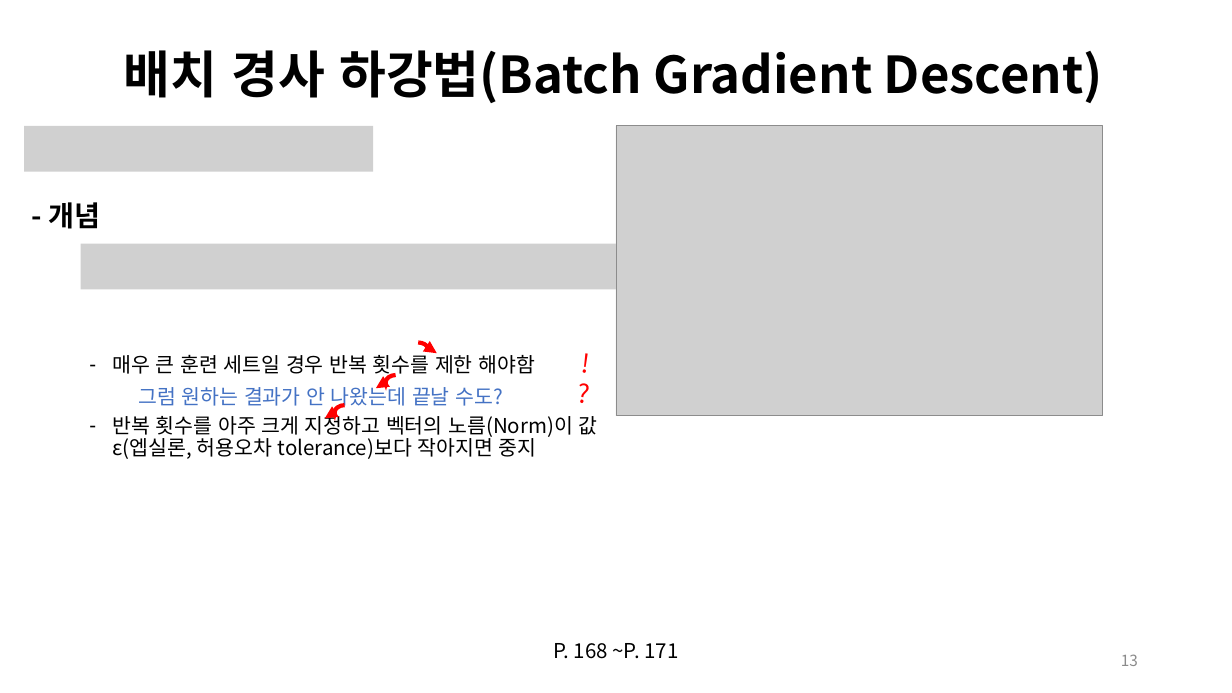
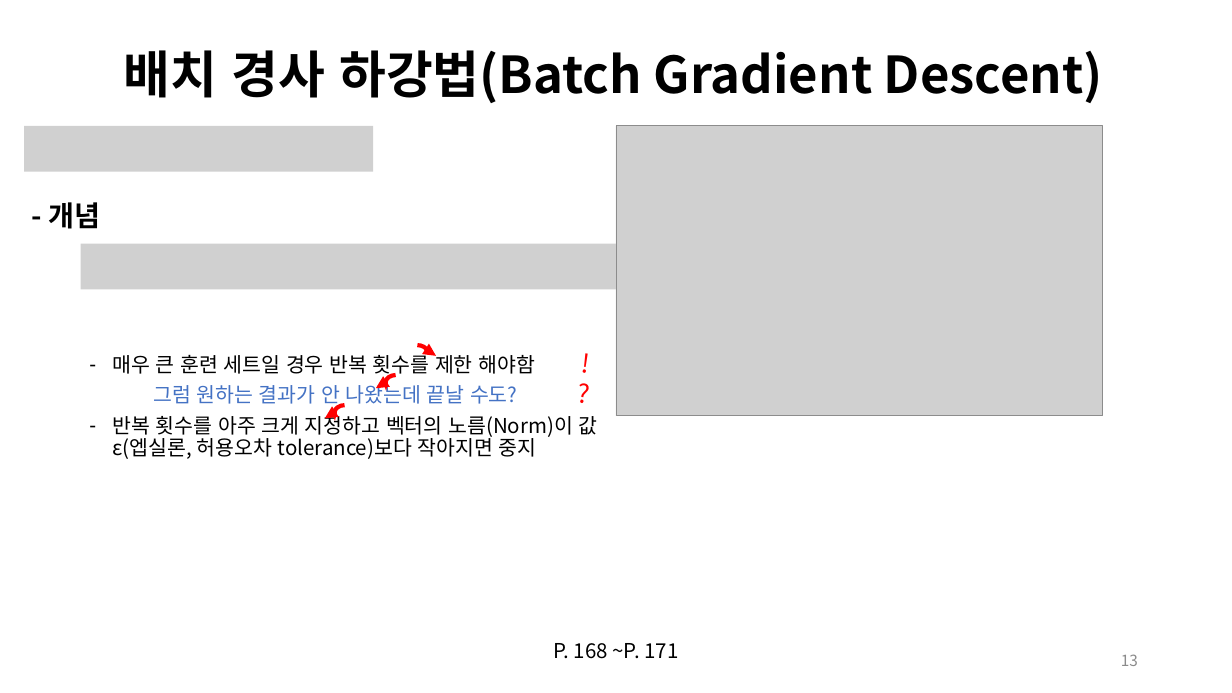
Before and after one commit to Yonghyeon-Choi/HandsOnML-StudyGroup, a slide deck: slide 13 of 04_training_linear_models/210713_4강_최용현.pptx. Drawn at 1232x693 pixels with LibreOffice and Linux fonts; fonts in the diff are those of the drawing; grey boxes stand for pictures. Boxes give left, top, right and bottom in pixels: in the first picture for what was removed or moved away, otherwise in the second. Text is boxed around its words. In the diff, an @@ line names an element or a change of style, - is before the commit and + after.

```diff
--- a/04_training_linear_models/210713_4강_최용현.pptx
+++ b/04_training_linear_models/210713_4강_최용현.pptx
@@ curved arrow (418, 346) - (436, 356): route changed @@
@@ text "그럼 원하는 결과가 안 나왔는데 ...": place and size @@
-text "그럼 원하는 결과가 안 나왔는데 ..." at [139,383,503,409]
+text "그럼 원하는 결과가 안 나왔는데 ..." at [153,382,518,408]
```
Also in this commit, not shown: 2 other slides changed.
